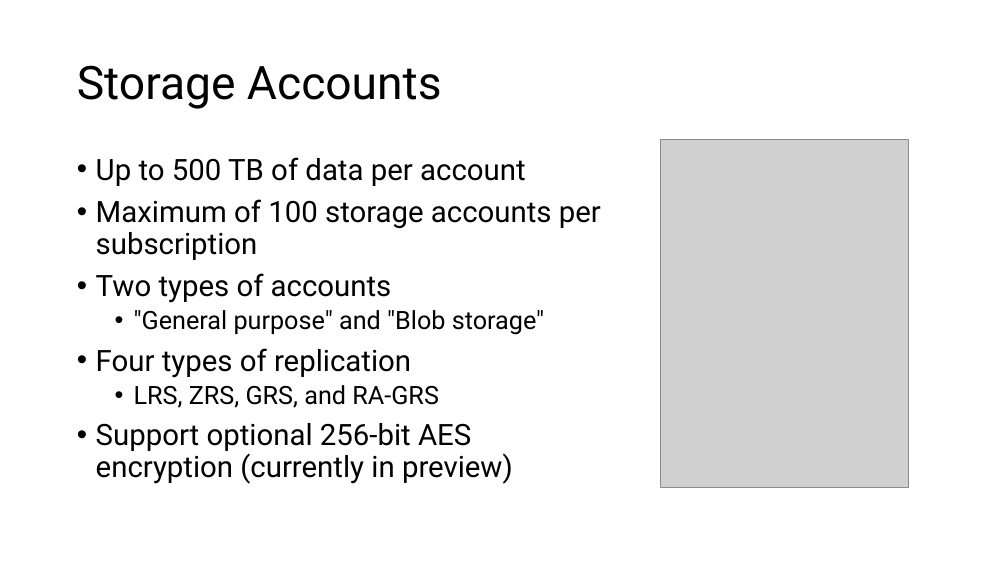
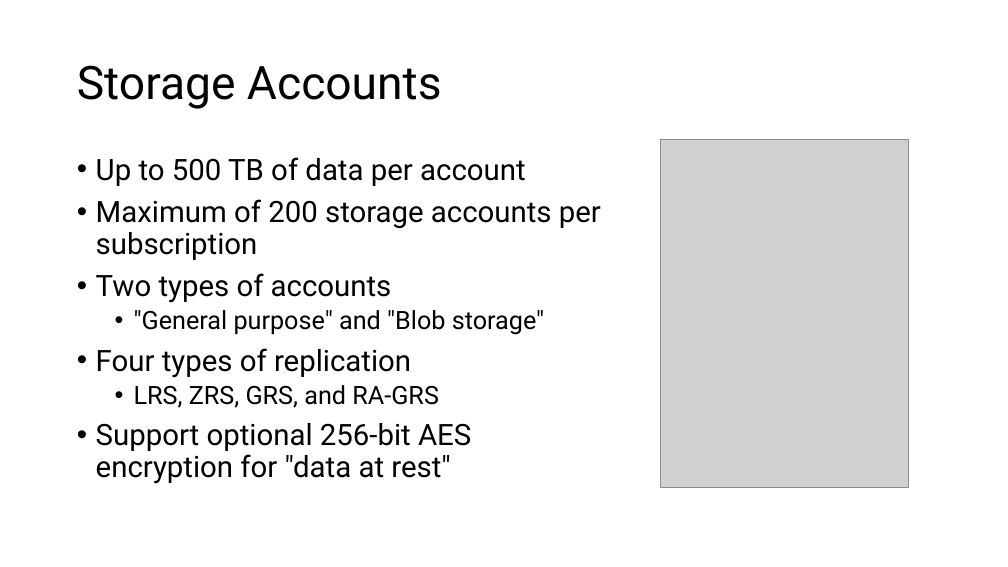
Before and after one commit to microsoft/AcademicContent, a slide deck: slide 5 of Workshop/3. Storage/Azure Storage and Cognitive Services.pptx. Drawn at 1008x567 pixels with LibreOffice and Linux fonts; fonts in the diff are those of the drawing; grey boxes stand for pictures. Boxes give left, top, right and bottom in pixels: in the first picture for what was removed or moved away, otherwise in the second. Text is boxed around its words. In the diff, an @@ line names an element or a change of style, - is before the commit and + after.

Commit message:
Updated Storage module

```diff
--- a/Workshop/3. Storage/Azure Storage and Cognitive Services.pptx
+++ b/Workshop/3. Storage/Azure Storage and Cognitive Services.pptx
@@ text at <box>96,199,601,260</box>: text changed @@
-• Maximum of 100 storage accounts per subscription
+• Maximum of 200 storage accounts per subscription
@@ text at <box>96,423,471,484</box>: text changed @@
-• Support optional 256-bit AES encryption (currently in preview)
+• Support optional 256-bit AES encryption for "data at rest"
```
Also in this commit, not shown: 5 other slides changed, 5 other files.
